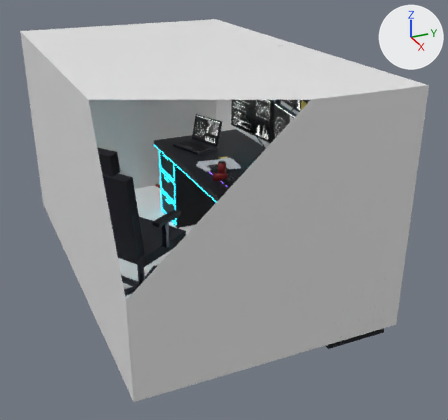
A saved change to the glTF model internal/web/static/office/sets/cyberpunk/Furn_Workstation_Lived_B.gltf.
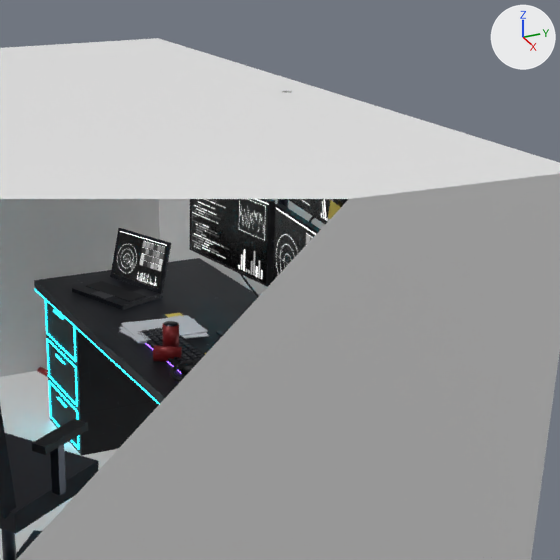
Each version is shown whole from a camera (50 mm lens) standing at (4.21, -2.1, 2.56) and looking at (0.12, -0.26, 0.51), then close up on the part from 30% to 93% of the width and 0% to 67% of the height. The axes (+X, +Y, +Z) are drawn at upper right. The lights are the same throughout. The last two pictures show the newer version. Everything nearer to the camera than a plane just in front of the edit is cut away. Where no turn or scale is listed for an object, it has been applied to the vertices. Vertices at exactly the same position are counted once.

The first close-up shows 'Furn_Workstation_Lived_B', 'Furn_Workstation_Lived_B_COL'.
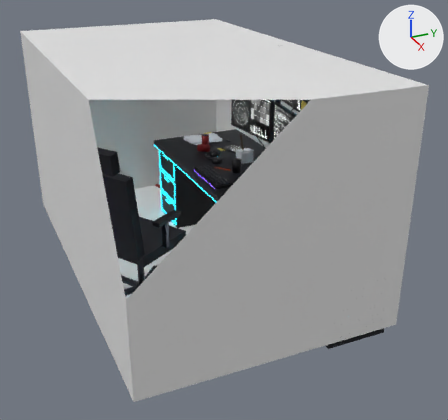
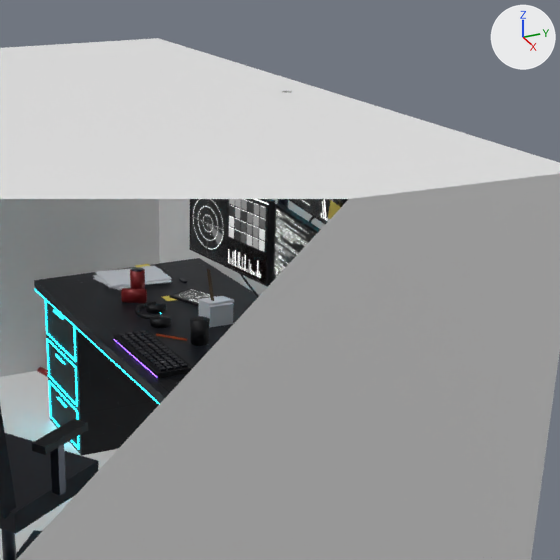
Where the change shows, as pixel boxes [x1, y1, x2, y2] in the close-ups (560 x 560 px; the box of a moved part takes in the faces that stretch with it):
part 1 of me_furn_workstation_lived_b, moved or reshaped
    before: [72, 277, 163, 310]
    after: [169, 288, 217, 307]
part 2 of me_furn_workstation_lived_b, moved or reshaped (not visible before)
    after: [190, 316, 210, 346]
part 3 of me_furn_workstation_lived_b, added
    after: [135, 301, 161, 319]
part 4 of me_furn_workstation_lived_b, moved or reshaped
    before: [182, 360, 199, 375]
    after: [146, 300, 166, 314]
part 5 of me_furn_workstation_lived_b, moved or reshaped (not visible before)
    after: [150, 314, 171, 328]
part 6 of me_furn_workstation_lived_b, deleted
    before: [86, 231, 224, 374]
part 7 of me_furn_workstation_lived_b, reshaped
    before: [110, 228, 209, 382]
    after: [93, 264, 234, 386]
part 8 of me_furn_workstation_lived_b, recoloured
    both: [191, 199, 269, 283]
part 9 of me_furn_workstation_lived_b, recoloured
    both: [273, 208, 316, 281]

The change, as a diff of the scene's bpy script:
```diff
--- a/internal/web/static/office/sets/cyberpunk/Furn_Workstation_Lived_B.gltf.py
+++ b/internal/web/static/office/sets/cyberpunk/Furn_Workstation_Lived_B.gltf.py
@@ img_rs_screenchart @@
+img_rs_screenchart = load_image('RS_ScreenChart', 'RS_ScreenChart.png', 512, 320, 'sRGB')
@@ mat_rs_screen_chart @@
+mat_rs_screen_chart = bpy.data.materials.new('RS_Screen_Chart')
+# colours: black #000000
+# uses the picture img_rs_screenchart
@@ me_furn_workstation_lived_b @@
 # used by ob_furn_workstation_lived_b; location = (0.0, 0.0, 0.0)
-me_furn_workstation_lived_b.from_pydata(...)  # 2883 vertices, 4902 faces; spans x -1.7..1.41, y -1.42..0.47, z -0.01..1.72
+me_furn_workstation_lived_b.from_pydata(...)  # 2907 vertices, 4938 faces; spans x -1.7..1.41, y -1.42..0.47, z -0.01..1.72
+# me_furn_workstation_lived_b part 1: the loose piece of 8 vertices spanning x -0.95..-0.55, y -0.32..0.02, z 0.75..0.77 is scaled about its middle by (0.582, 0.592, 0.556), then moved by (0.2, 0.3, 0.0), in mat_rs_bodydark (picture img_rs_paint_dark)
+# me_furn_workstation_lived_b part 2: the loose piece of 32 vertices spanning x 0.61..0.69, y -0.26..-0.18, z 0.75..0.85 is moved by (-0.7, 0.15, 0.0)
+# me_furn_workstation_lived_b part 3: the loose piece of 102 vertices spanning x 0.2..0.4, y -0.35..-0.22, z 0.77..0.79 is copied, and the copy is moved by (-0.7, 0.15, 0.0); it spans x -0.5..-0.3, y -0.2..-0.07, z 0.77..0.79
+# me_furn_workstation_lived_b part 4: the loose piece of 32 vertices spanning x 0.17..0.26, y -0.27..-0.18, z 0.75..0.78 is moved by (-0.7, 0.15, 0.0)
+# me_furn_workstation_lived_b part 5: the loose piece of 32 vertices spanning x 0.34..0.43, y -0.32..-0.23, z 0.75..0.78 is moved by (-0.7, 0.15, 0.0)
+# me_furn_workstation_lived_b part 6: 57 loose pieces with 484 vertices, spanning x -0.95..0.68, y -0.35..0.1, z 0.75..0.98, are deleted
+# me_furn_workstation_lived_b part 7: 4 vertices moved from x 0.13..0.39, y -0.29..-0.22, z 0.77..0.78 to x 0.13..0.37, y -0.29..-0.22, z 0.77..0.78; 174 vertices removed from x -0.97..0.4, y -0.35..0.07, z 0.75..0.99; 572 vertices added at x -1.11..0.99, y -0.43..0.24, z 0.75..0.99
+# me_furn_workstation_lived_b part 8: 2 faces spanning x -0.73..-0.13, y 0.2..0.27, z 0.93..1.27 switch from mat_rs_screen to mat_rs_screen_ui
+# me_furn_workstation_lived_b part 9: 2 faces spanning x -0.07..0.53, y 0.2..0.27, z 0.93..1.27 switch from mat_rs_screen_ui to mat_rs_screen_term
+# other edits to the shape of me_furn_workstation_lived_b do not show in these pictures
 me_furn_workstation_lived_b.materials.append(mat_rs_body)
@@ me_furn_workstation_lived_b @@
 me_furn_workstation_lived_b.materials.append(mat_rs_fabric)
+me_furn_workstation_lived_b.materials.append(mat_rs_screen_chart)
```
